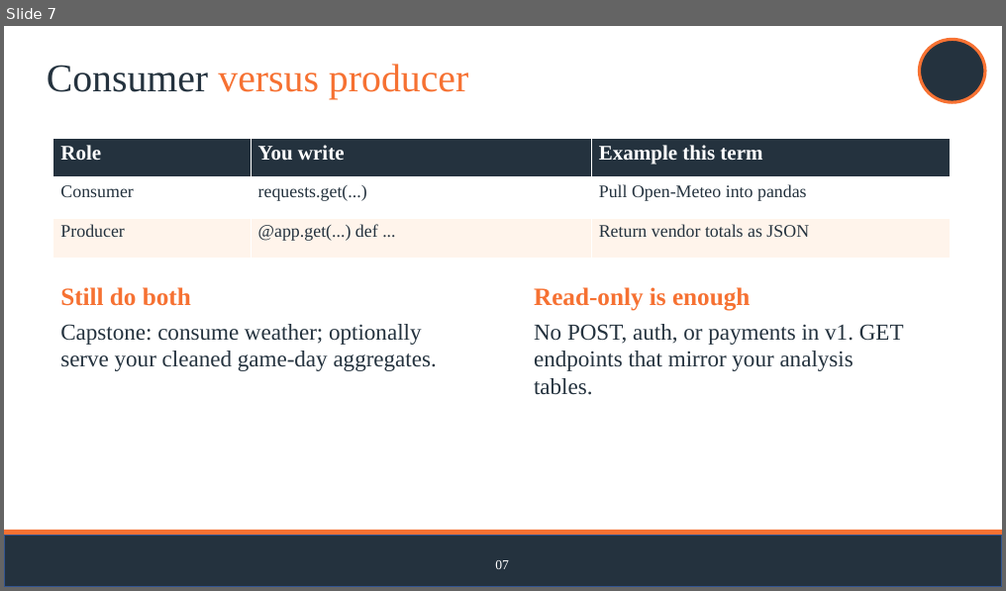
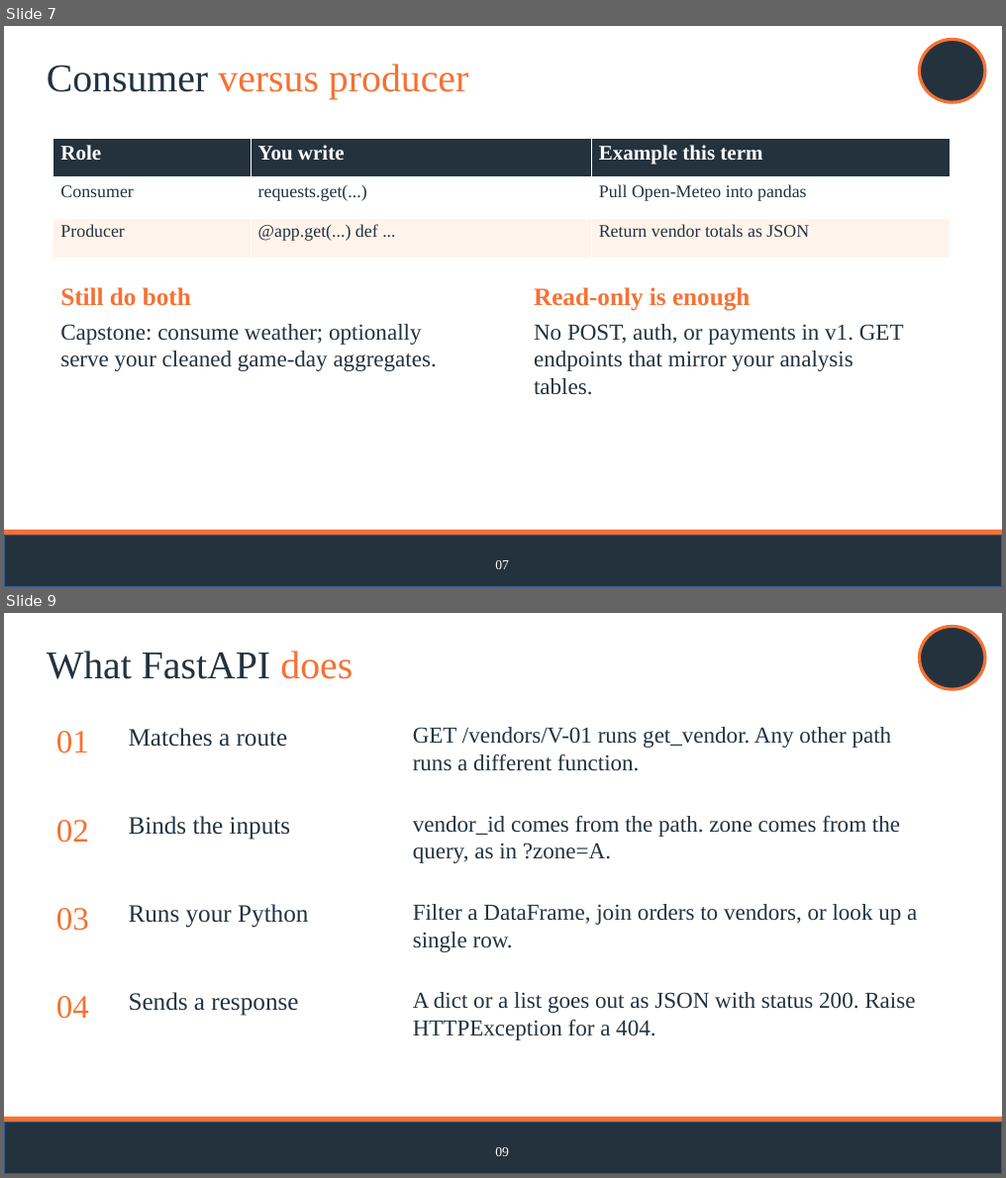
Before and after one commit to jasontpv/DS2002FA26, a slide deck: notebooks/08-capstone-gameday/DS2002 Build Your Own API.pptx. Shown one above the other, each under a label of ours: slide 7 before the commit, slides 7 and 9 after it; the slides between them are not shown. The pictures are 1006x591 and 1006x1178 pixels, drawn with LibreOffice and Linux fonts; fonts in the diff are those of the drawing; background and template pictures are left out. Boxes give left, top, right and bottom in pixels: in the first picture for what was removed or moved away, otherwise in the second. Text is boxed around its words. In the diff, an @@ line names an element or a change of style, - is before the commit and + after.

```diff
--- a/notebooks/08-capstone-gameday/DS2002 Build Your Own API.pptx
+++ b/notebooks/08-capstone-gameday/DS2002 Build Your Own API.pptx
@@ slide 9 added at [4, 613, 1002, 1174], background #FFFFFF; not listed: 3 template elements that a slide beside it also shows @@
@@ title added at [47, 651, 352, 679], 37.9 pt, text #24323E @@
+What FastAPI does
@@ text added at [56, 731, 89, 754], 31.5 pt, text #F67132 @@
+01
@@ text added at [129, 728, 288, 747], 24 pt, text #24323E @@
+Matches a route
@@ text added at [413, 727, 892, 771], 22 pt, text #24323E @@
+GET /vendors/V-01 runs get_vendor. Any other path runs a different function.
@@ text added at [56, 820, 89, 843], 31.5 pt, text #F67132 @@
+02
@@ text added at [129, 816, 291, 840], 24 pt, text #24323E @@
+Binds the inputs
@@ text added at [413, 815, 900, 863], 22 pt, text #24323E @@
+vendor_id comes from the path. zone comes from the query, as in ?zone=A.
@@ text added at [56, 908, 89, 931], 31.5 pt, text #F67132 @@
+03
@@ text added at [129, 904, 308, 928], 24 pt, text #24323E @@
+Runs your Python
@@ text added at [413, 904, 917, 953], 22 pt, text #24323E @@
+Filter a DataFrame, join orders to vendors, or look up a single row.
@@ text added at [56, 996, 89, 1019], 31.5 pt, text #F67132 @@
+04
@@ text added at [129, 992, 298, 1016], 24 pt, text #24323E @@
+Sends a response
@@ text added at [413, 992, 915, 1041], 22 pt, text #24323E @@
+A dict or a list goes out as JSON with status 200. Raise HTTPException for a 404.
@@ text added at [495, 1148, 509, 1157], 13 pt, text #FFFFFF @@
+09
```
Also in this commit, not shown: 8 slides changed, 4 other slides added, 1 slide removed, 5 other files.
